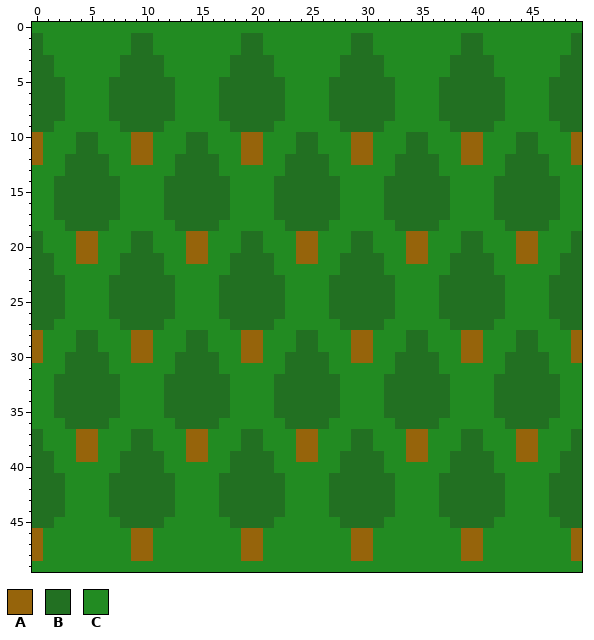
Two versions of one pixel-art sprite, Images/forestTile.png. The picture above is the old version.
The file is 50x50 pixels.
Palette (. is transparent): A #96640b  B #227022  C #228b22
Now the later version:
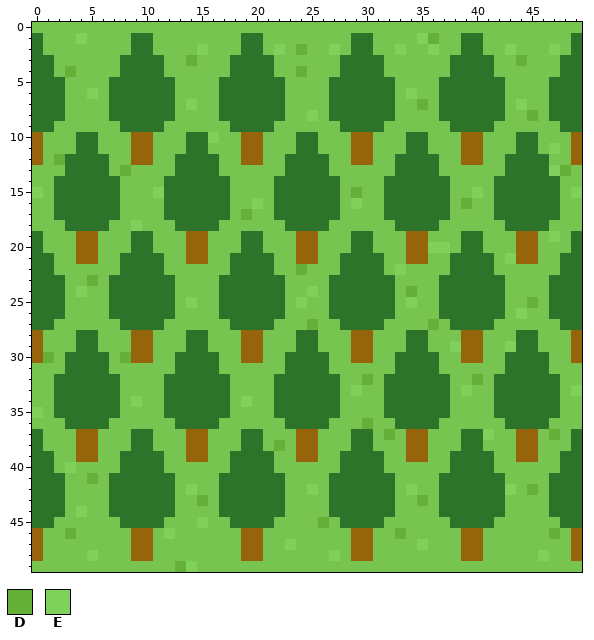
Colours new in this view: D #64b038  E #80d05c
What changed:
colour B: #227022 -> #2d742a
colour C: #228b22 -> #78c450
y 1: x 4 C -> E; x 35..36 CC -> ED
y 2: x 15 C -> E; x 22 C -> E; x 24 C -> D; x 27 C -> E; x 33 C -> E; x 36 C -> E; x 43 C -> E; x 47 C -> E
y 3: x 14 C -> D; x 44 C -> D
y 4: x 3 C -> D; x 24 C -> D
y 6: x 5 C -> E; x 34 C -> E
y 7: x 14 C -> E; x 35 C -> D; x 44 C -> E
y 8: x 25 C -> E; x 45 C -> D
y 10: x 16 C -> E
y 11: x 47 C -> E
y 12: x 2 C -> D
y 13: x 8 C -> D; x 47..48 CC -> ED
y 15: x 0 C -> E; x 11 C -> E; x 29 C -> D; x 40 C -> E; x 49 C -> E
y 16: x 20 C -> E; x 29 C -> E; x 39 C -> D
y 17: x 19 C -> D
y 18: x 9 C -> E
y 19: x 47 C -> E
y 20: x 36..37 CC -> EE
y 21: x 43 C -> E
y 22: x 24 C -> D; x 33 C -> E
y 23: x 5 C -> D
y 24: x 4 C -> E; x 25 C -> E; x 34 C -> D
y 25: x 14 C -> E; x 24 C -> E; x 34 C -> E; x 45 C -> D
y 26: x 44 C -> E
y 27: x 25 C -> D; x 36 C -> D
y 29: x 38 C -> E; x 43 C -> E
y 30: x 1 C -> D; x 8 C -> D
y 32: x 30 C -> D; x 40 C -> D
y 33: x 29 C -> E; x 39 C -> E; x 49 C -> E
y 34: x 9 C -> E; x 19 C -> E
y 35: x 0 C -> E
y 36: x 30 C -> D
y 37: x 32 C -> D; x 41 C -> E; x 47 C -> D
y 38: x 22 C -> D
y 40: x 3 C -> E
y 41: x 5 C -> D
y 42: x 14 C -> E; x 25 C -> E; x 34 C -> E; x 43 C -> E; x 45 C -> D
y 43: x 15 C -> D; x 35 C -> D
y 44: x 4 C -> E
y 45: x 15 C -> E; x 26 C -> D
y 46: x 3 C -> D; x 12 C -> E; x 33 C -> D; x 47 C -> D
y 47: x 23 C -> E; x 35 C -> E
y 48: x 5 C -> E; x 27 C -> E; x 46 C -> E
y 49: x 13..14 CC -> DE
Pixel boxes of the changes (left, top, right, bottom) in both pictures:
changed: (32, 22, 582, 572)
